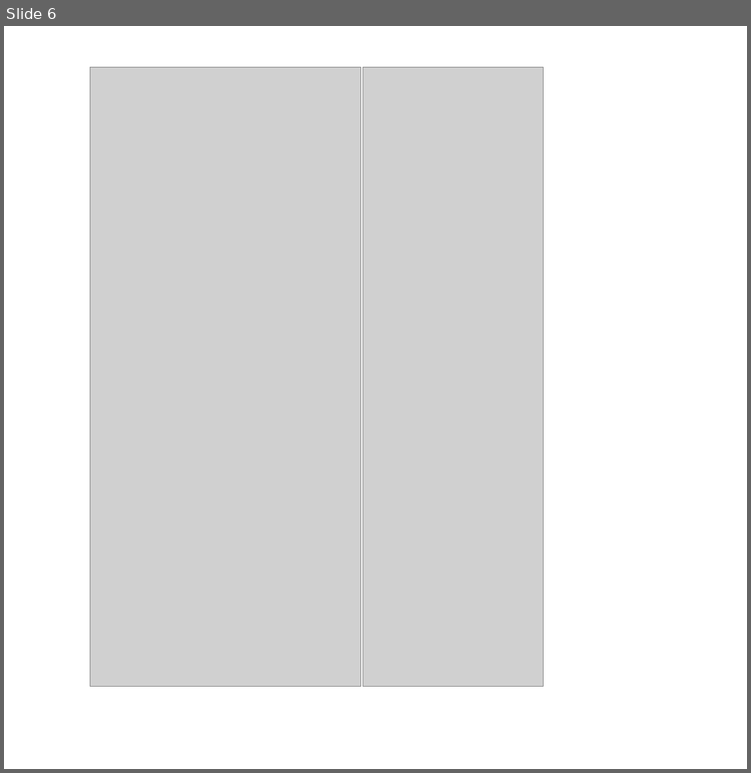
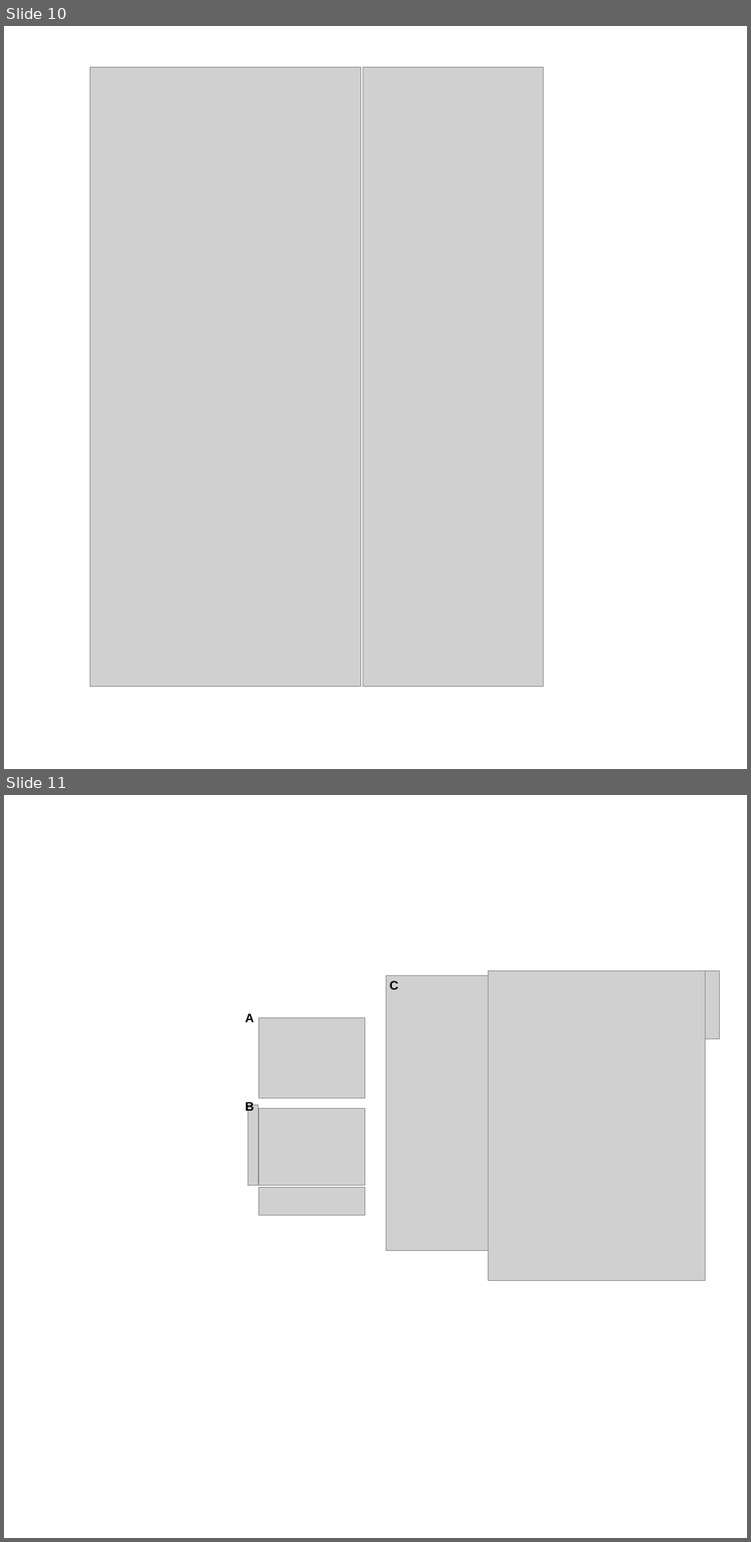
Before and after one commit to jon-mah/demo_for_ccgb, a slide deck: Summary/figures.pptx. Shown one above the other, each under a label of ours: slide 6 before the commit, slides 10 and 11 after it. The pictures are 751x773 and 751x1542 pixels, drawn with LibreOffice and Linux fonts; fonts in the diff are those of the drawing; grey boxes stand for pictures. Boxes give left, top, right and bottom in pixels: in the first picture for what was removed or moved away, otherwise in the second. Text is boxed around its words. In the diff, an @@ line names an element or a change of style, - is before the commit and + after.

```diff
--- a/Summary/figures.pptx
+++ b/Summary/figures.pptx
@@ slide 11 added at bbox=[4, 795, 747, 1538], background #FFFFFF @@
@@ picture added at bbox=[385, 975, 487, 1250] @@
@@ picture added at bbox=[487, 970, 704, 1280] @@
@@ picture added at bbox=[705, 970, 719, 1038] @@
@@ text added at bbox=[390, 981, 398, 989], 24 pt, text #000000, bold @@
+C
@@ text added at bbox=[245, 1013, 254, 1022], 24 pt, text #000000, bold @@
+A
@@ picture added at bbox=[258, 1017, 365, 1098] @@
@@ text added at bbox=[245, 1102, 254, 1114], 24 pt, text #000000, bold @@
+B
@@ picture added at bbox=[247, 1104, 258, 1185] @@
@@ picture added at bbox=[258, 1108, 365, 1185] @@
@@ picture added at bbox=[258, 1187, 365, 1215] @@
@@ what was slide 6 is now slide 10 @@
```
Also in this commit, not shown: 2 slides changed, 4 other slides added, 1 slide removed, 40 other files.
